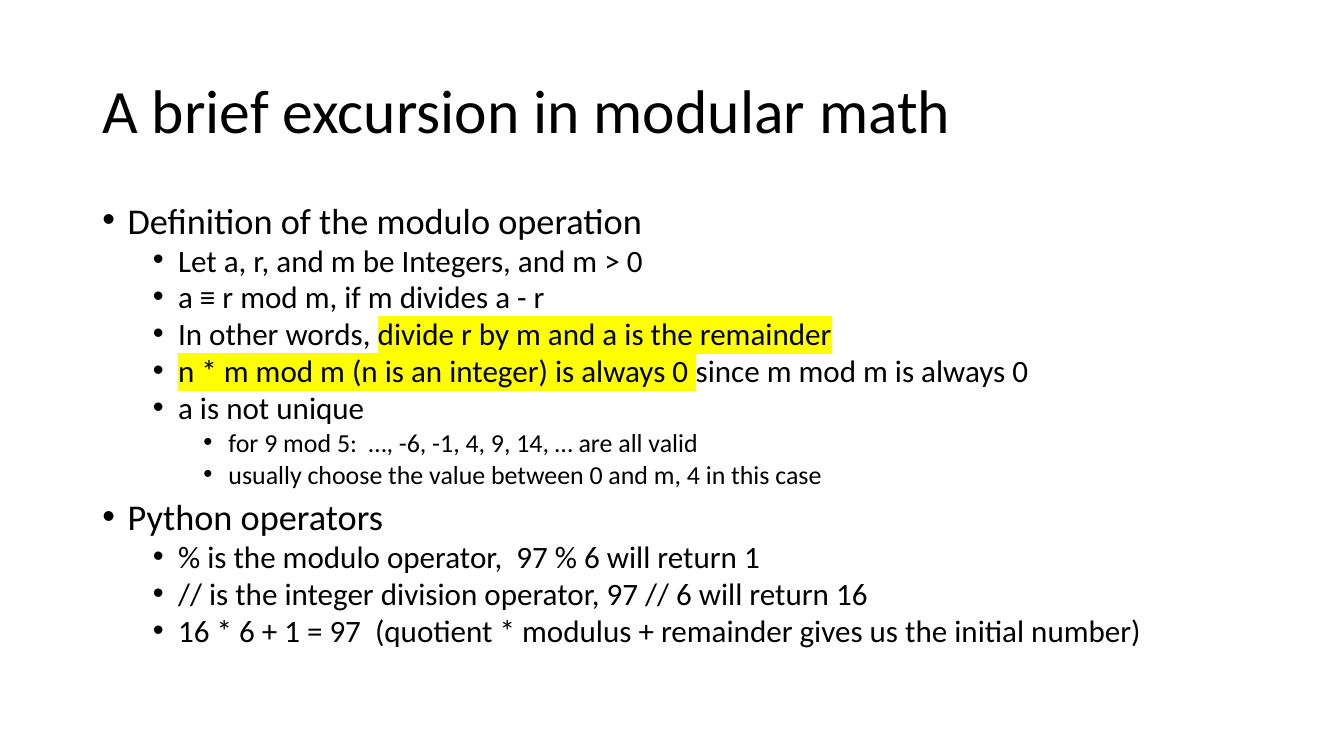
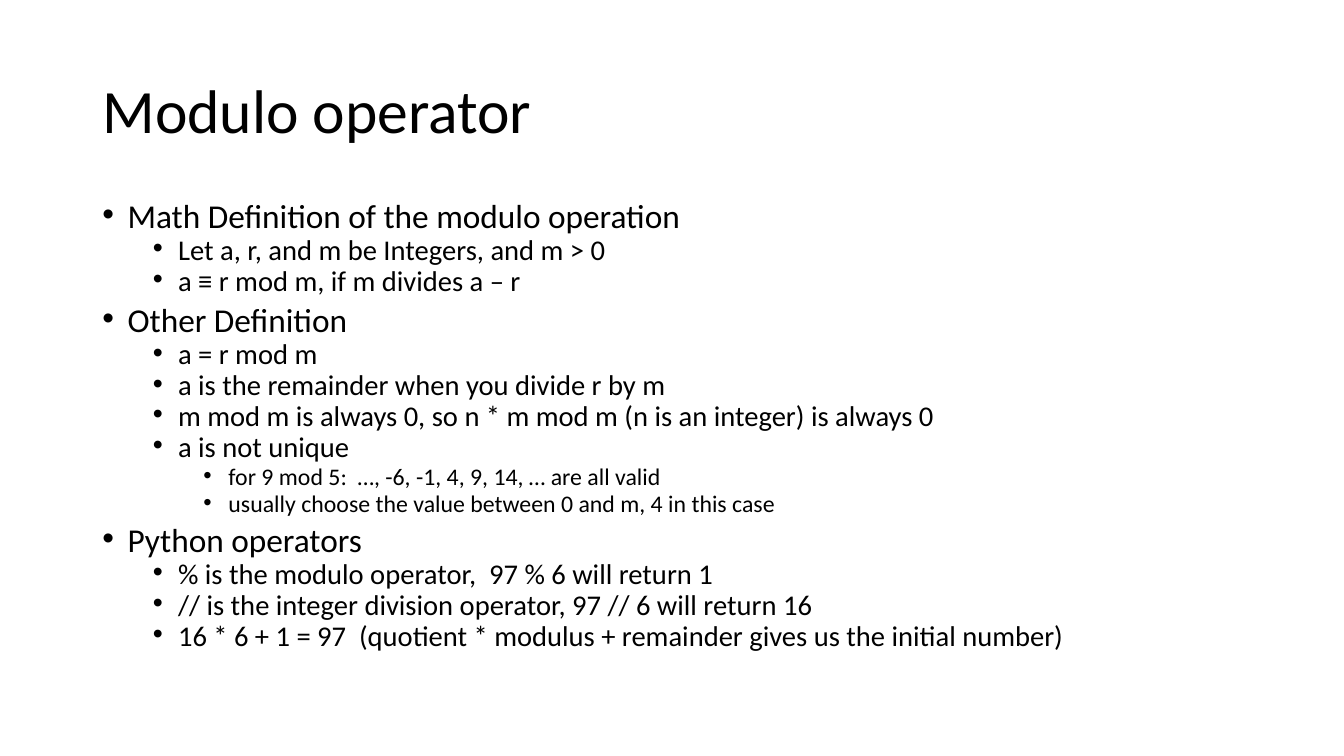
Before and after one commit to john-r2/CyberSec-Modules, a slide deck: slide 11 of 5.Crypto/Cryptology2-Classic-Modular-Arith.pptx. Drawn at 1344x756 pixels with LibreOffice and Linux fonts; fonts in the diff are those of the drawing. Boxes give left, top, right and bottom in pixels: in the first picture for what was removed or moved away, otherwise in the second. Text is boxed around its words. In the diff, an @@ line names an element or a change of style, - is before the commit and + after.

Commit message:
added less math ver, updates

```diff
--- a/5.Crypto/Cryptology2-Classic-Modular-Arith.pptx
+++ b/5.Crypto/Cryptology2-Classic-Modular-Arith.pptx
@@ title at [102, 90, 532, 143]: text changed @@
-A brief excursion in modular math
+Modulo operator
@@ text at [128, 205, 680, 234]: text changed; size 25.9 to 23.8 pt @@
-• Definition of the modulo operation
+• Math Definition of the modulo operation
@@ text at [128, 240, 1063, 651]: size 22.2 to 20.4 pt in "Let a, r, and m be Integers, ...", "a is not unique", "% is the modulo operator, 97 % ...", "// is the integer division operator, 97 ..." and 1 more places; size 18.5 to 17 pt in "for 9 mod 5: …, -6, -1, ...", "usually choose the value between 0 and ..."; size 25.9 to 23.8 pt in "Python operators"; line spacing 0.8 to 0.7 @@
@@ text at [128, 271, 933, 431]: text changed; size 22.2 to 20.4 pt @@
-  • a ≡ r mod m, if m divides a - r
-  • In other words, divide r by m and a is the remainder
-  • n * m mod m (n is an integer) is always 0 since m mod m is always 0
+  • a ≡ r mod m, if m divides a – r
+• Other Definition
+  • a = r mod m
+  • a is the remainder when you divide r by m
+  • m mod m is always 0, so n * m mod m (n is an integer) is always 0
```
Also in this commit, not shown: 4 other slides changed, 32 other files.
